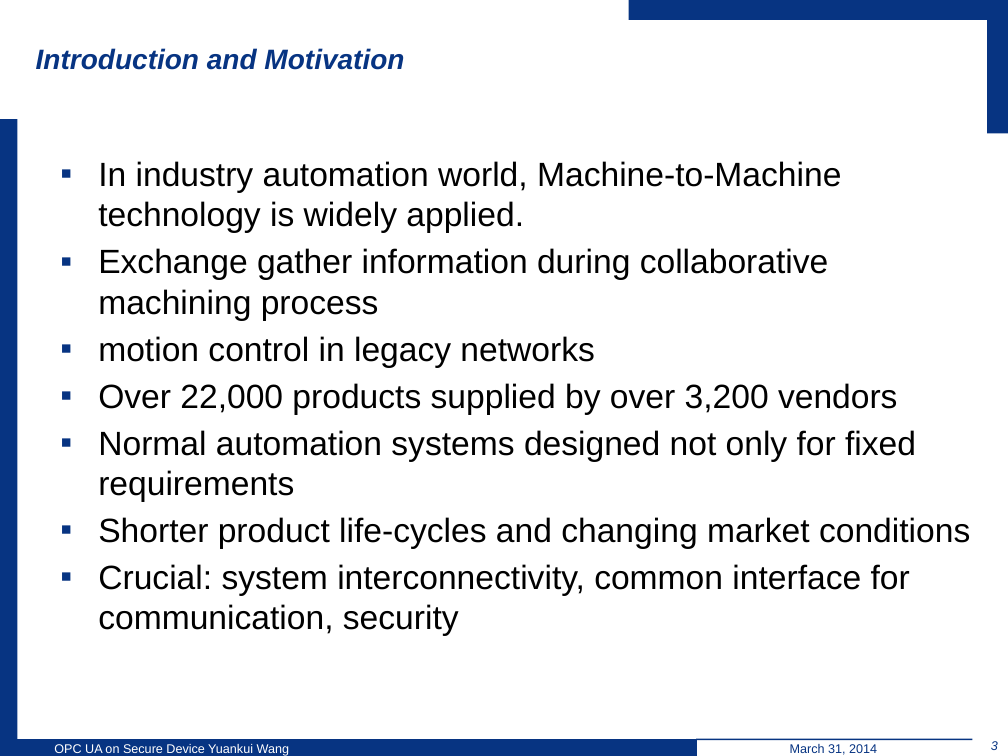
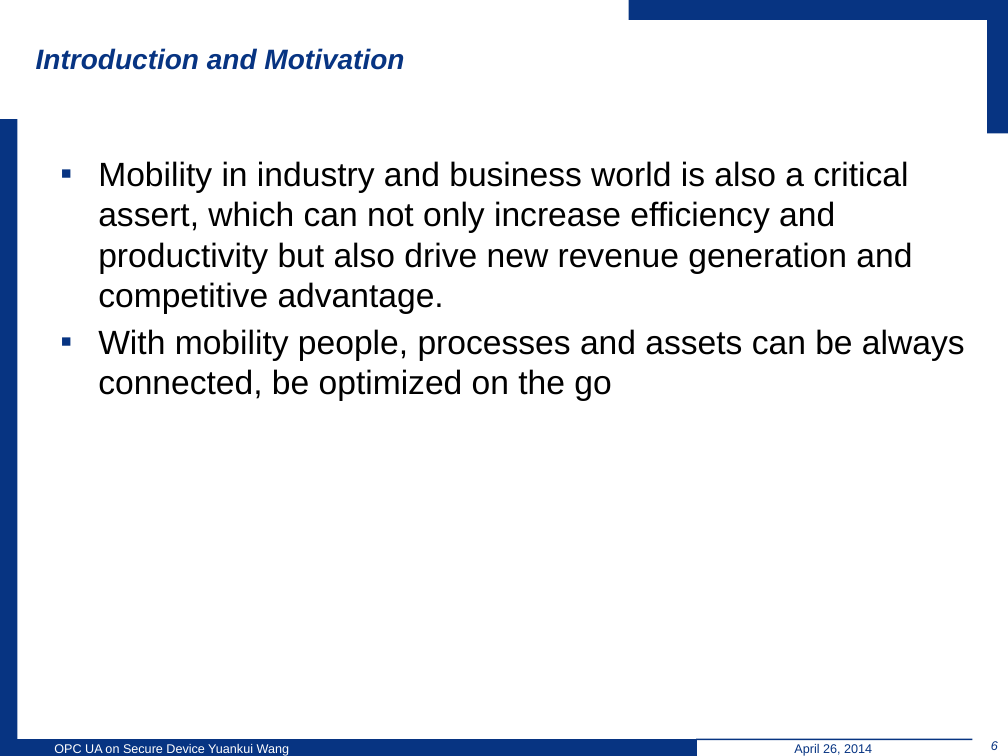
Before and after one commit to wsuetholz/opc-ua-wangyk-upb-morpho, a slide deck: slide 6 of ppt/Einleitung.pptx (slide 3 before the commit). Drawn at 1008x756 pixels with LibreOffice and Linux fonts; fonts in the diff are those of the drawing; background and template pictures are left out. Boxes give left, top, right and bottom in pixels: in the first picture for what was removed or moved away, otherwise in the second. Text is boxed around its words. In the diff, an @@ line names an element or a change of style, - is before the commit and + after.

```diff
--- a/ppt/Einleitung.pptx
+++ b/ppt/Einleitung.pptx
@@ text at box(98, 161, 965, 401): text changed @@
-▪ In industry automation world, Machine-to-Machine technology is widely applied.
-▪ Exchange gather information during collaborative machining process
-▪ motion control in legacy networks
-▪ Over 22,000 products supplied by over 3,200 vendors
-▪ Normal automation systems designed not only for fixed requirements
-▪ Shorter product life-cycles and changing market conditions
-▪ Crucial: system interconnectivity, common interface for communication, security
+▪ Mobility in industry and business world is also a critical assert, which can not only increase efficiency and productivity but also drive new revenue generation and competitive advantage.
+▪ With mobility people, processes and assets can be always connected, be optimized on the go
@@ text at box(794, 744, 872, 756): text changed @@
-March 31, 2014
+April 26, 2014
@@ page number at box(991, 741, 998, 750): text changed @@
-3
+6
```
Also in this commit, not shown: 16 other slides changed, 4 slides added, 1 slide removed.
